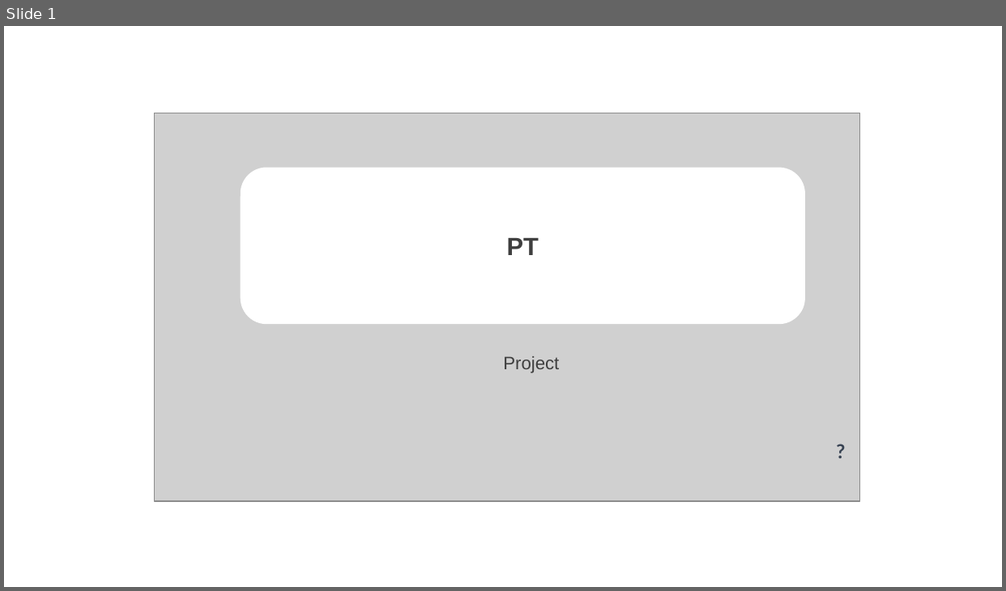
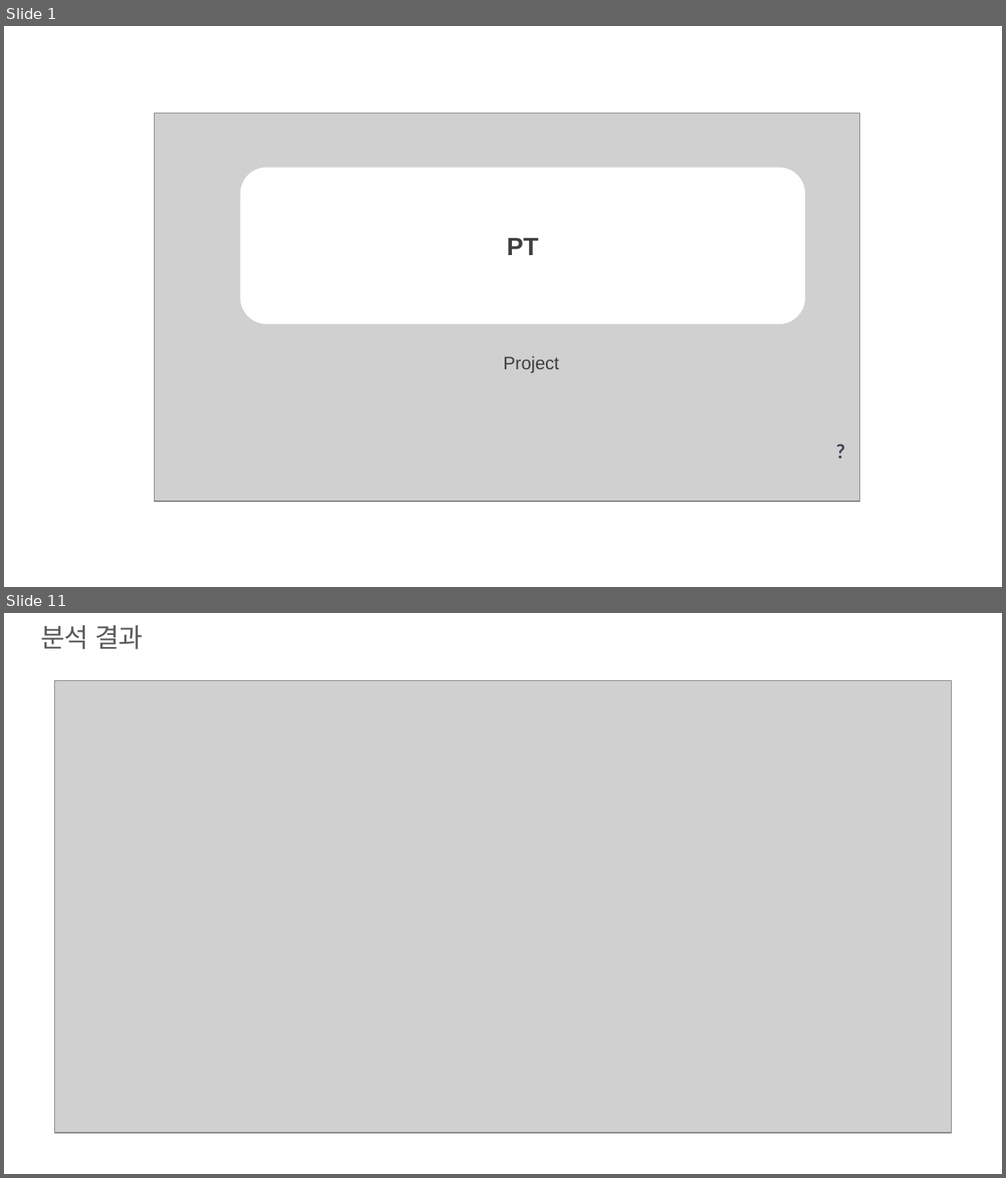
Before and after one commit to Pjus/stockRl, a slide deck: miniProject_App_parkjunsung.pptx. Shown one above the other, each under a label of ours: slide 1 before the commit, slides 1 and 11 after it; the slides between them are not shown. The pictures are 1006x591 and 1006x1178 pixels, drawn with LibreOffice and Linux fonts; fonts in the diff are those of the drawing; grey boxes stand for pictures. Boxes give left, top, right and bottom in pixels: in the first picture for what was removed or moved away, otherwise in the second. Text is boxed around its words. In the diff, an @@ line names an element or a change of style, - is before the commit and + after.

```diff
--- a/miniProject_App_parkjunsung.pptx
+++ b/miniProject_App_parkjunsung.pptx
@@ slide 11 added at [4,613,1002,1174], background #FFFFFF @@
@@ text added at [40,625,143,649], 19 pt, text #595959 @@
+분석 결과
@@ picture added at [55,681,952,1134] @@
```
Also in this commit, not shown: 3 slides changed, 1 other file.
